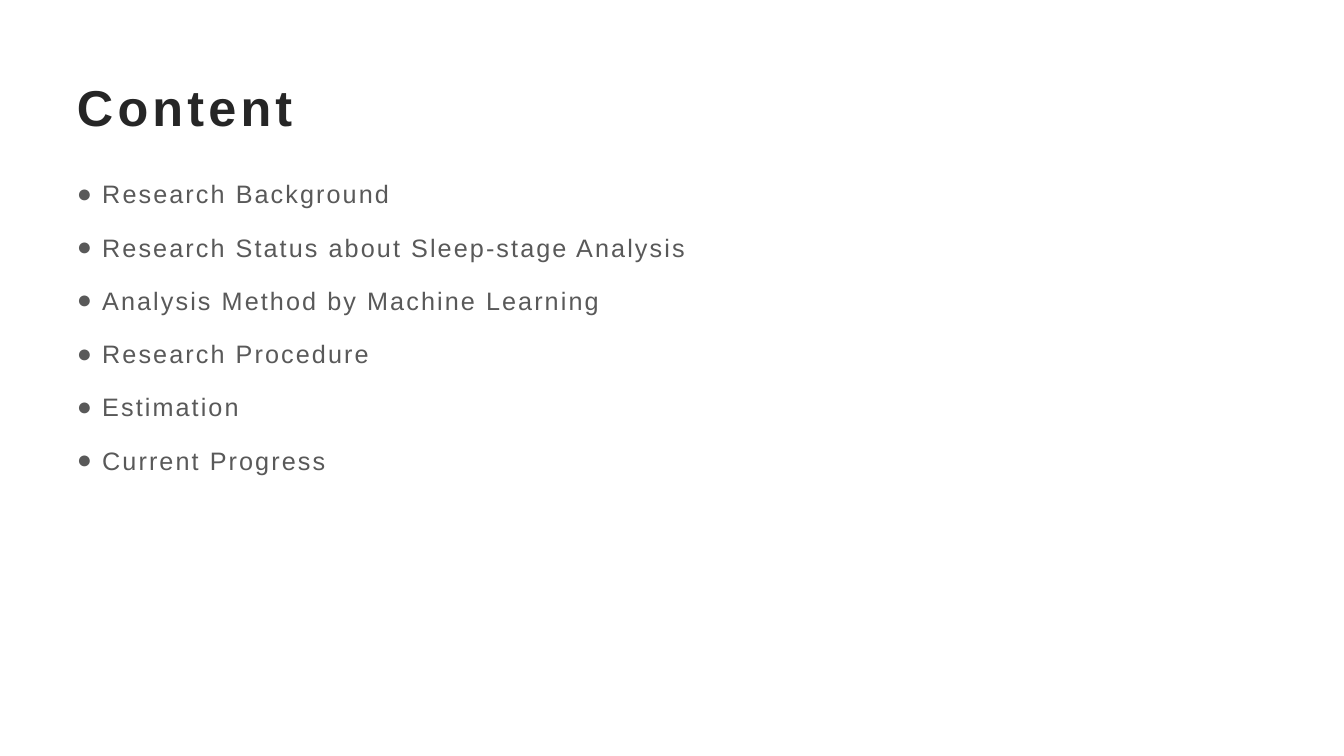
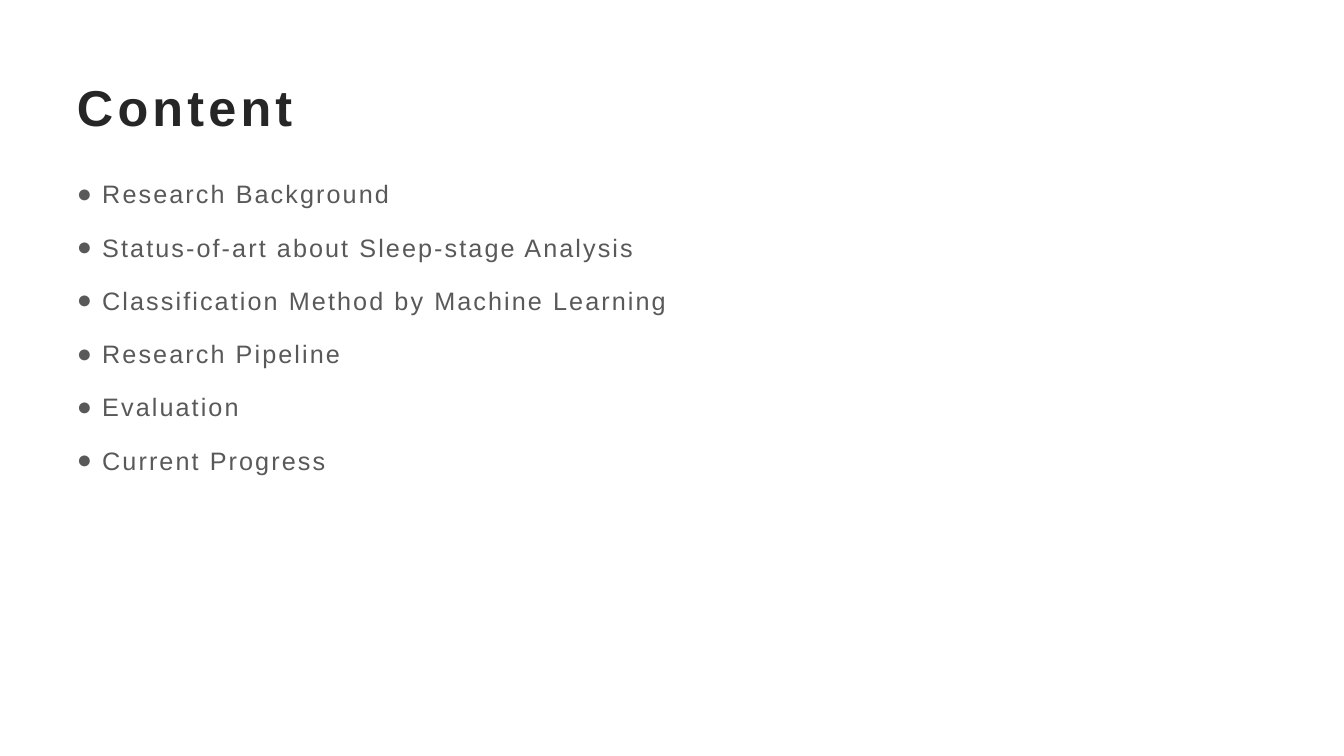
Before and after one commit to TonyHGF/EEG-Sleep-Staging, a slide deck: slide 2 of pre/slides.pptx. Drawn at 1344x756 pixels with LibreOffice and Linux fonts; fonts in the diff are those of the drawing. Boxes give left, top, right and bottom in pixels: in the first picture for what was removed or moved away, otherwise in the second. Text is boxed around its words. In the diff, an @@ line names an element or a change of style, - is before the commit and + after.

```diff
--- a/pre/slides.pptx
+++ b/pre/slides.pptx
@@ text at (102,238,666,416): text changed @@
-● Research Status about Sleep-stage Analysis
-● Analysis Method by Machine Learning
-● Research Procedure
-● Estimation
+● Status-of-art about Sleep-stage Analysis
+● Classification Method by Machine Learning
+● Research Pipeline
+● Evaluation
```
Also in this commit, not shown: 4 other slides changed, 3 slides added, 16 other files.
